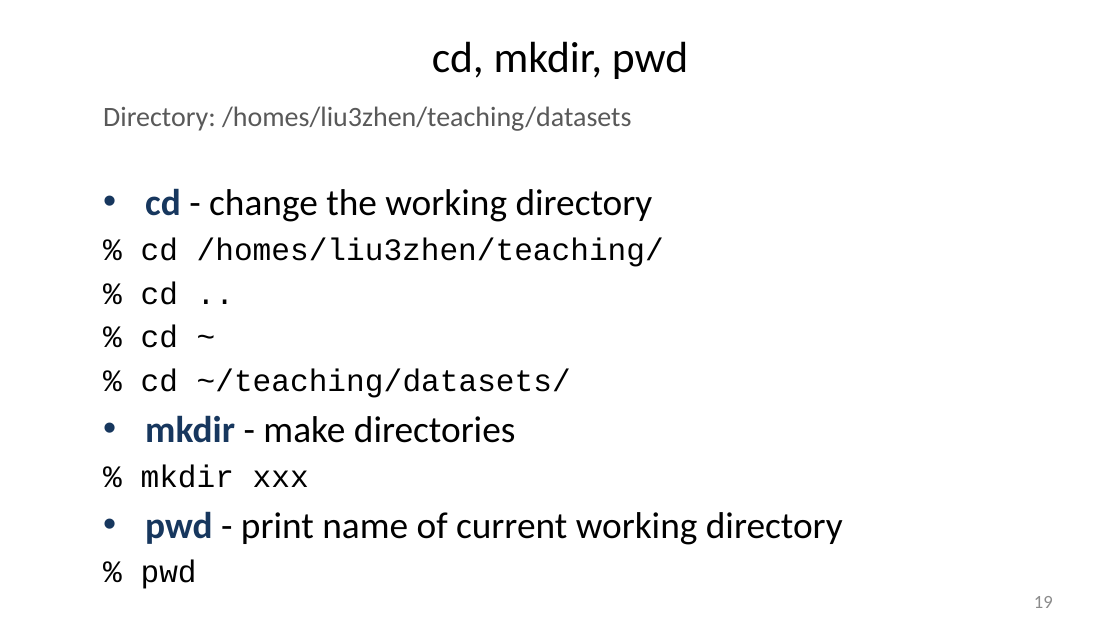
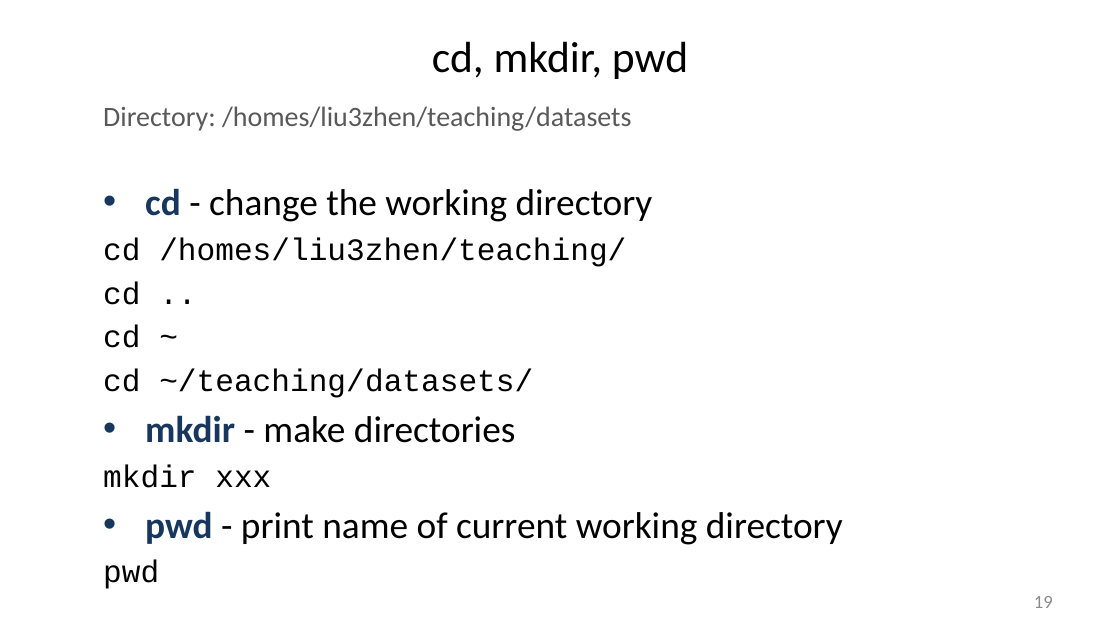
Before and after one commit to liu3zhenlab/teaching, a slide deck: slide 19 of PLPTH813Bioinformatis/2025/1_lecture/lecture02_unix.pptx. Drawn at 1120x630 pixels with LibreOffice and Linux fonts; fonts in the diff are those of the drawing. Boxes give left, top, right and bottom in pixels: in the first picture for what was removed or moved away, otherwise in the second. Text is boxed around its words. In the diff, an @@ line names an element or a change of style, - is before the commit and + after.

Commit message:
update

```diff
--- a/PLPTH813Bioinformatis/2025/1_lecture/lecture02_unix.pptx
+++ b/PLPTH813Bioinformatis/2025/1_lecture/lecture02_unix.pptx
@@ text at (x1=103, y1=238, x2=626, y2=398): text changed @@
-% cd /homes/liu3zhen/teaching/
-% cd ..
-% cd ~
-% cd ~/teaching/datasets/
+cd /homes/liu3zhen/teaching/
+cd ..
+cd ~
+cd ~/teaching/datasets/
@@ text at (x1=103, y1=464, x2=271, y2=488): text changed @@
-% mkdir xxx
+mkdir xxx
@@ text at (x1=103, y1=560, x2=159, y2=589): text changed @@
-% pwd
+pwd
```
Also in this commit, not shown: 17 other slides changed.
